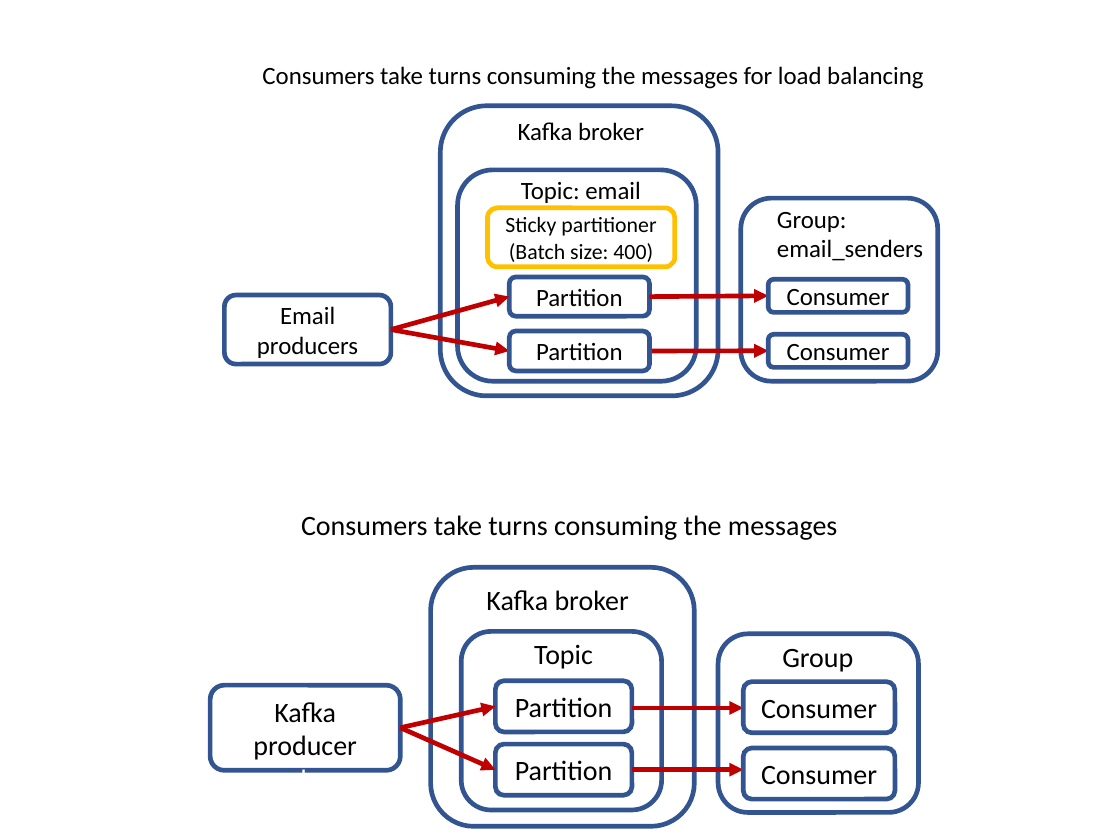
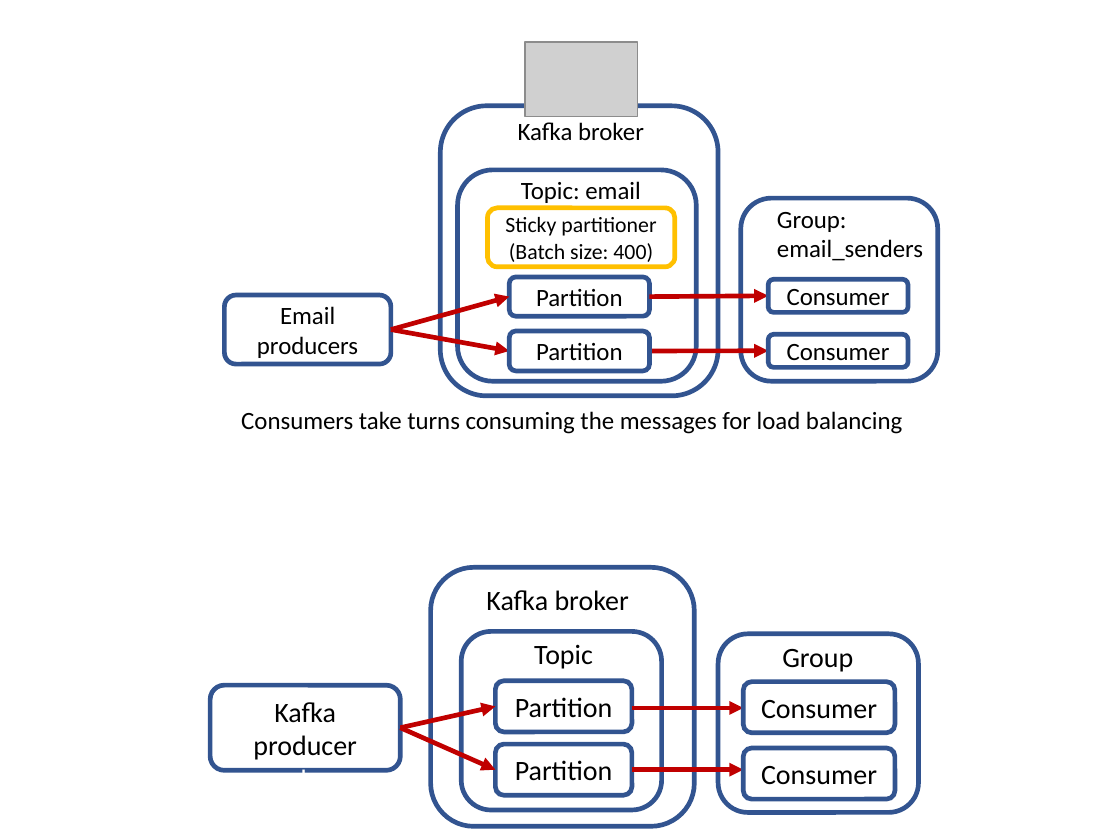
Before and after one commit to vacu9708/Shopping-mall, a slide deck: slide 3 of Architecture/Architecture.pptx. Drawn at 1120x840 pixels with LibreOffice and Linux fonts; fonts in the diff are those of the drawing; grey boxes stand for pictures. Boxes give left, top, right and bottom in pixels: in the first picture for what was removed or moved away, otherwise in the second. Text is boxed around its words. In the diff, an @@ line names an element or a change of style, - is before the commit and + after.

```diff
--- a/Architecture/Architecture.pptx
+++ b/Architecture/Architecture.pptx
@@ picture added at <box>525,43,637,118</box> @@
@@ text "Consumers take turns consuming the ...": place and size @@
-text "Consumers take turns consuming the ..." at <box>262,66,923,89</box>
+text "Consumers take turns consuming the ..." at <box>241,411,902,434</box>
@@ text removed at <box>301,515,837,540</box> @@
-Consumers take turns consuming the messages
```
Also in this commit, not shown: 3 other files.
